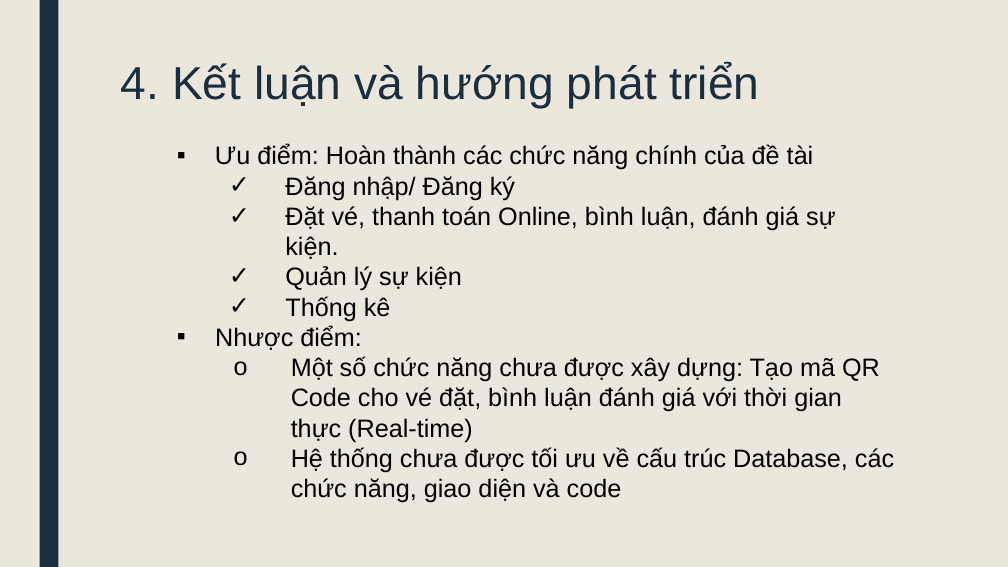
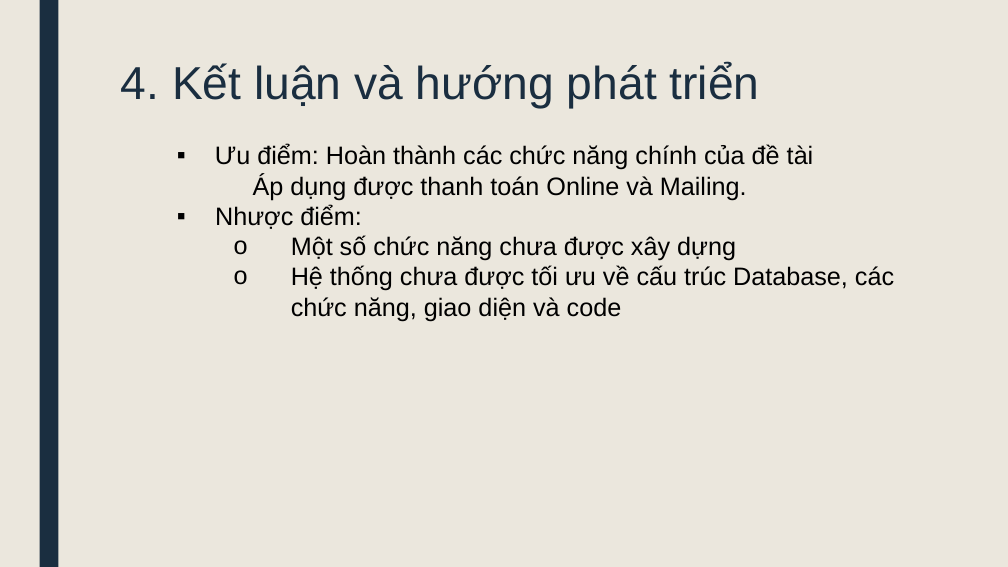
Before and after one commit to khuyen123/DoAnTotNghiep, a slide deck: slide 11 of Word/PhamKhuyen_Slide.pptx. Drawn at 1008x567 pixels with LibreOffice and Linux fonts; fonts in the diff are those of the drawing. Boxes give left, top, right and bottom in pixels: in the first picture for what was removed or moved away, otherwise in the second. Text is boxed around its words. In the diff, an @@ line names an element or a change of style, - is before the commit and + after.

```diff
--- a/Word/PhamKhuyen_Slide.pptx
+++ b/Word/PhamKhuyen_Slide.pptx
@@ text at [253,174,747,200]: text changed @@
-  ✓ Đăng nhập/ Đăng ký
-  ✓ Đặt vé, thanh toán Online, bình luận, đánh giá sự kiện.
-  ✓ Quản lý sự kiện
-  ✓ Thống kê
+Áp dụng được thanh toán Online và Mailing.
@@ text at [291,235,736,261]: text changed @@
-  o Một số chức năng chưa được xây dựng: Tạo mã QR Code cho vé đặt, bình luận đánh giá với thời gian thực (Real-time)
+  o Một số chức năng chưa được xây dựng
```
Also in this commit, not shown: 7 other slides changed, 2 slides added, 2 slides removed, 20 other files.
